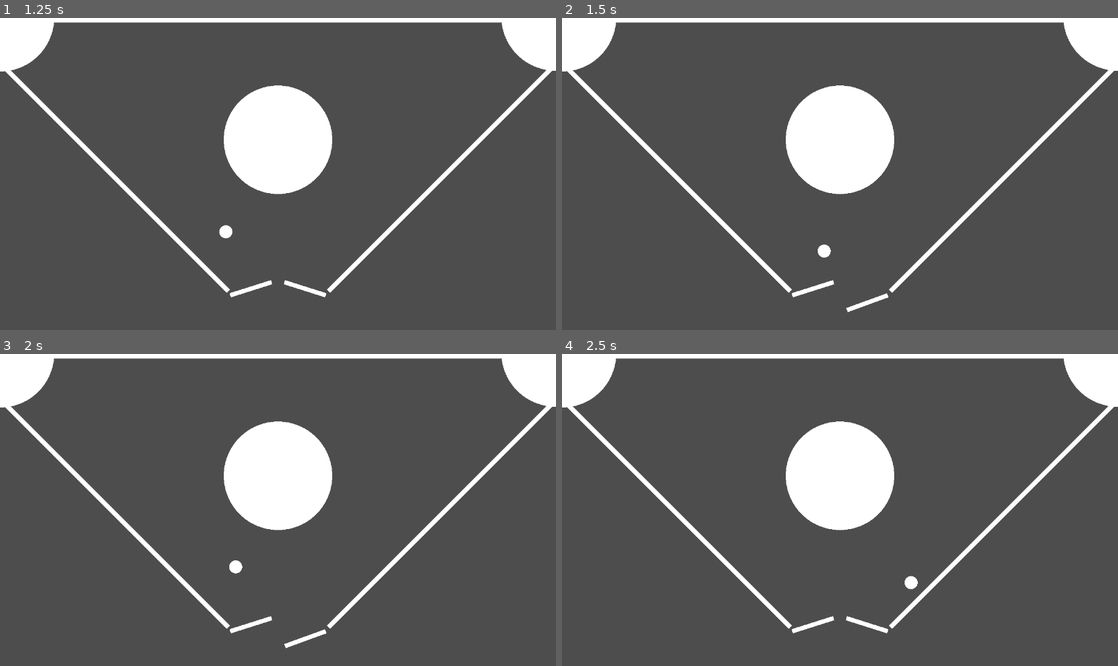
Above: before the commit, frames 1-4 (two rows, left to right).
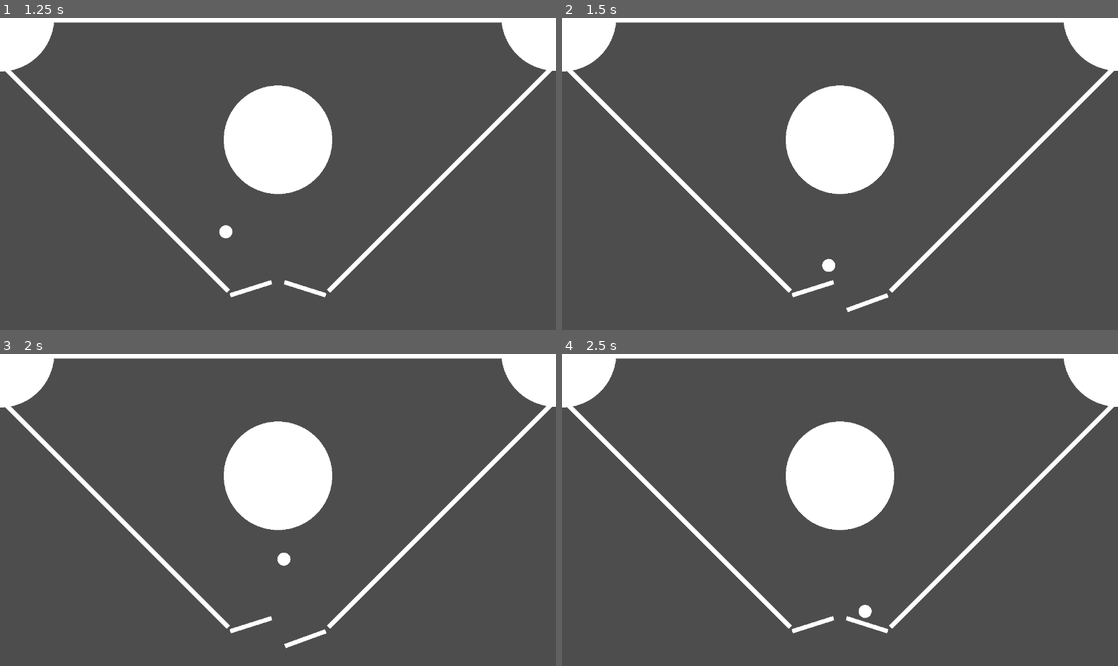
Above: after the commit, the same moments.

Repository: rielvis/SPiG_T4_PhPe
Game: Godot game, scene res://pinball_game/scenes/pinball_game.tscn
Two runs of this game, one before a commit and one after it. Both use one fixed random seed, a clock stepped at 60 frames per second and the inputs below.
Inputs:
- Up to frame 1 (1.25 s): hold Right (rightArrow) from 0.53 s (still down); hold A (A) from 0.53 s (still down)
- Up to frame 2 (1.5 s): release Right (rightArrow) at 1.28 s; release A (A) at 1.28 s; hold Left (leftArrow) from 1.28 s (still down); tap D (D) at 1.35 s
- Up to frame 3 (2 s): keep holding Left (leftArrow)
- Up to frame 4 (2.5 s): release Left (leftArrow) at 2.03 s; hold Right (rightArrow) from 2.03 s (still down); hold A (A) from 2.03 s (still down)

Frame 1 is identical in both runs. In frame 2, 0.2% of the frame differs, in the area x 46-50%, y 72-82%; in frame 3, 0.2%, in the area x 41-53%, y 63-71%; in frame 4, 0.2%.

Commit message:
Changed the constant_velocities to reduce bounciness from the flippers

Diff:
--- a/pinball_game/scenes/player_flippers.tscn
+++ b/pinball_game/scenes/player_flippers.tscn
@@ -1,12 +1,16 @@
-[gd_scene load_steps=4 format=3 uid="uid://c1gcxj5b4jklj"]
+[gd_scene load_steps=6 format=3 uid="uid://c1gcxj5b4jklj"]
 
 [ext_resource type="Script" uid="uid://b6i4ccm17f8cu" path="res://pinball_game/scripts/player_flippers.gd" id="1_k6ovw"]
+
+[sub_resource type="PhysicsMaterial" id="PhysicsMaterial_k6ovw"]
 
 [sub_resource type="BoxMesh" id="BoxMesh_5w4xp"]
 size = Vector3(100, 10, 1)
 
 [sub_resource type="RectangleShape2D" id="RectangleShape2D_5w4xp"]
 size = Vector2(100.21, 10.6603)
+
+[sub_resource type="PhysicsMaterial" id="PhysicsMaterial_o1ju4"]
 
 [node name="playerFlippers" type="Node2D"]
 script = ExtResource("1_k6ovw")
@@ -15,6 +19,9 @@
 unique_name_in_owner = true
 position = Vector2(-110, 0)
 rotation = 0.349066
+physics_material_override = SubResource("PhysicsMaterial_k6ovw")
+constant_linear_velocity = Vector2(-2, -2)
+constant_angular_velocity = -0.0349066
 
 [node name="leftFlipMesh" type="MeshInstance2D" parent="leftFlipper"]
 position = Vector2(50, 0)
@@ -28,6 +35,9 @@
 unique_name_in_owner = true
 position = Vector2(110, 0)
 rotation = -0.349066
+physics_material_override = SubResource("PhysicsMaterial_o1ju4")
+constant_linear_velocity = Vector2(-2, -2)
+constant_angular_velocity = -0.0349066
 
 [node name="rightFlipMesh" type="MeshInstance2D" parent="rightFlipper"]
 position = Vector2(-50, 0)
